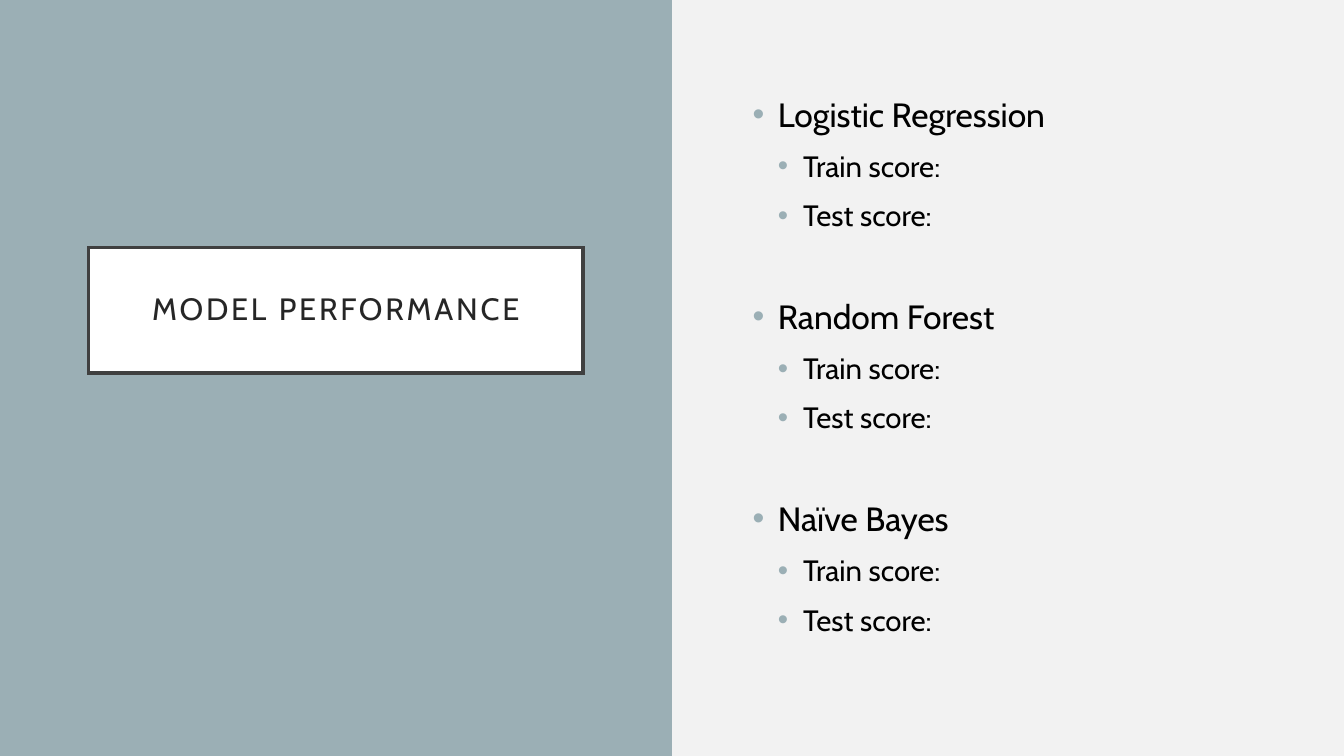
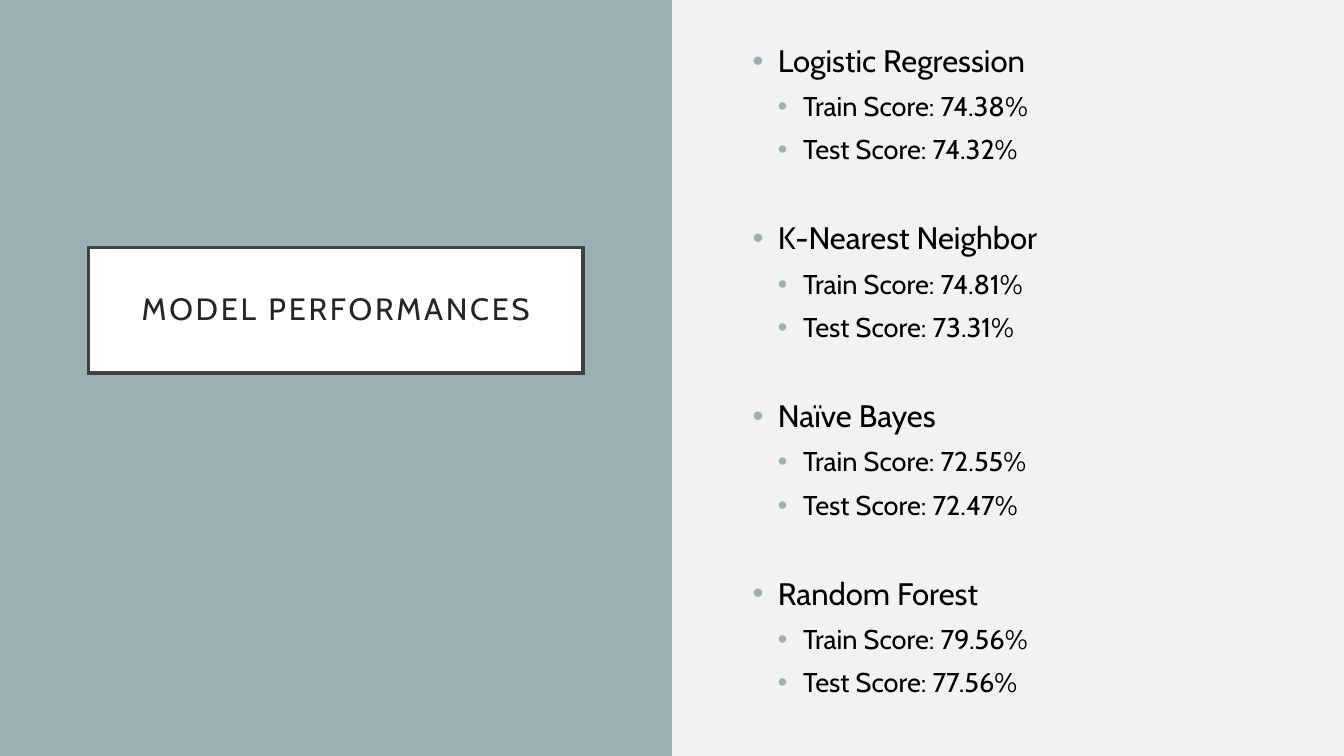
Before and after one commit to joshho77/NLP_Project, a slide deck: slide 19 of NLP Project Slides.pptx. Drawn at 1344x756 pixels with LibreOffice and Linux fonts; fonts in the diff are those of the drawing. Boxes give left, top, right and bottom in pixels: in the first picture for what was removed or moved away, otherwise in the second. Text is boxed around its words. In the diff, an @@ line names an element or a change of style, - is before the commit and + after.

```diff
--- a/NLP Project Slides.pptx
+++ b/NLP Project Slides.pptx
@@ text "Logistic Regression": place and size @@
-text "Logistic Regression" at [778,103,1045,632]
+text "Logistic Regression" at [778,50,1038,693]
@@ text at [778,50,1025,606]: size 24 to 22.2 pt in "Logistic Regression", "Random Forest"; line spacing 1 to 0.9 @@
@@ text at [778,96,1038,516]: text changed; size 21 to 19.4 pt @@
-  • Train score:
-  • Test score:
+  • Train Score: 74.38%
+  • Test Score: 74.32%
+• K-Nearest Neighbor
+  • Train Score: 74.81%
+  • Test Score: 73.31%
+• Naïve Bayes
+  • Train Score: 72.55%
+  • Test Score: 72.47%
@@ title at [142,298,529,321]: text changed @@
-MODEL PERFORMANCE
+MODEL PERFORMANCES
@@ text at [803,629,1028,693]: text changed; size 21 to 19.4 pt @@
-  • Train score:
-  • Test score:
-• Naïve Bayes
-  • Train score:
-  • Test score:
+  • Train Score: 79.56%
+  • Test Score: 77.56%
```
Also in this commit, not shown: 13 other slides changed, 2 other files.
